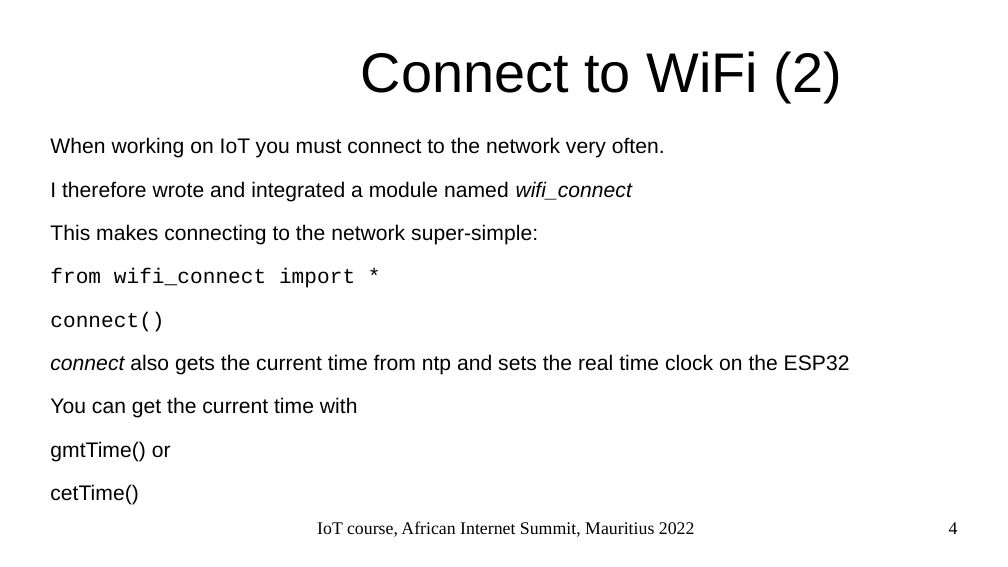
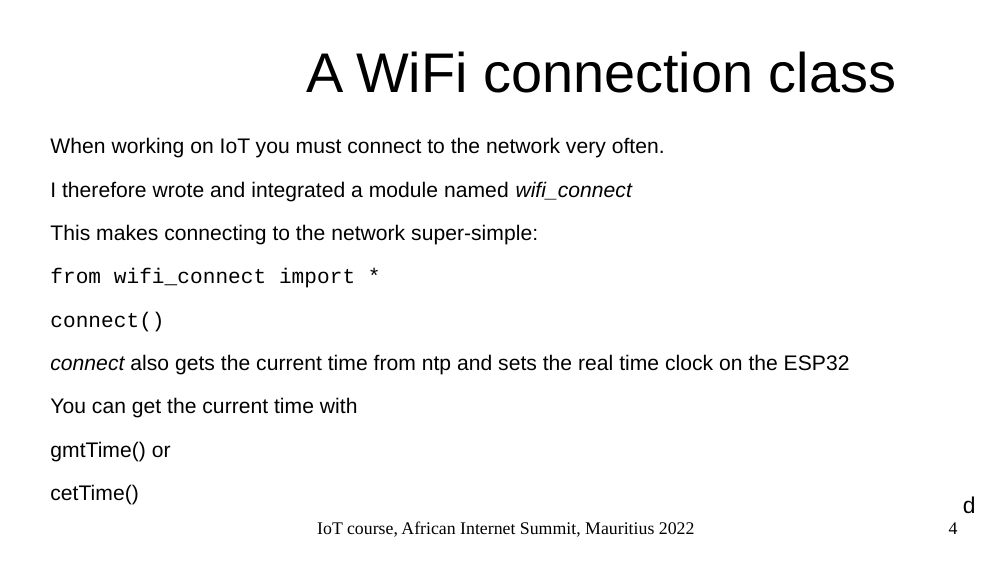
Before and after one commit to uraich/AIS-2022_IoT_Tutorial, a slide deck: slide 4 of slides/ais2022_lect2.odp. Drawn at 1008x567 pixels with LibreOffice and Linux fonts; fonts in the diff are those of the drawing; background and template pictures are left out. Boxes give left, top, right and bottom in pixels: in the first picture for what was removed or moved away, otherwise in the second. Text is boxed around its words. In the diff, an @@ line names an element or a change of style, - is before the commit and + after.

```diff
--- a/slides/ais2022_lect2.odp
+++ b/slides/ais2022_lect2.odp
@@ title at <box>306,51,896,93</box>: text changed @@
-Connect to WiFi (2)
+A WiFi connection class
@@ text added at <box>963,496,976,514</box>, 18 pt, text #000000 @@
+d
```
Also in this commit, not shown: 16 other slides changed, 1 slide added, 2 other files.
